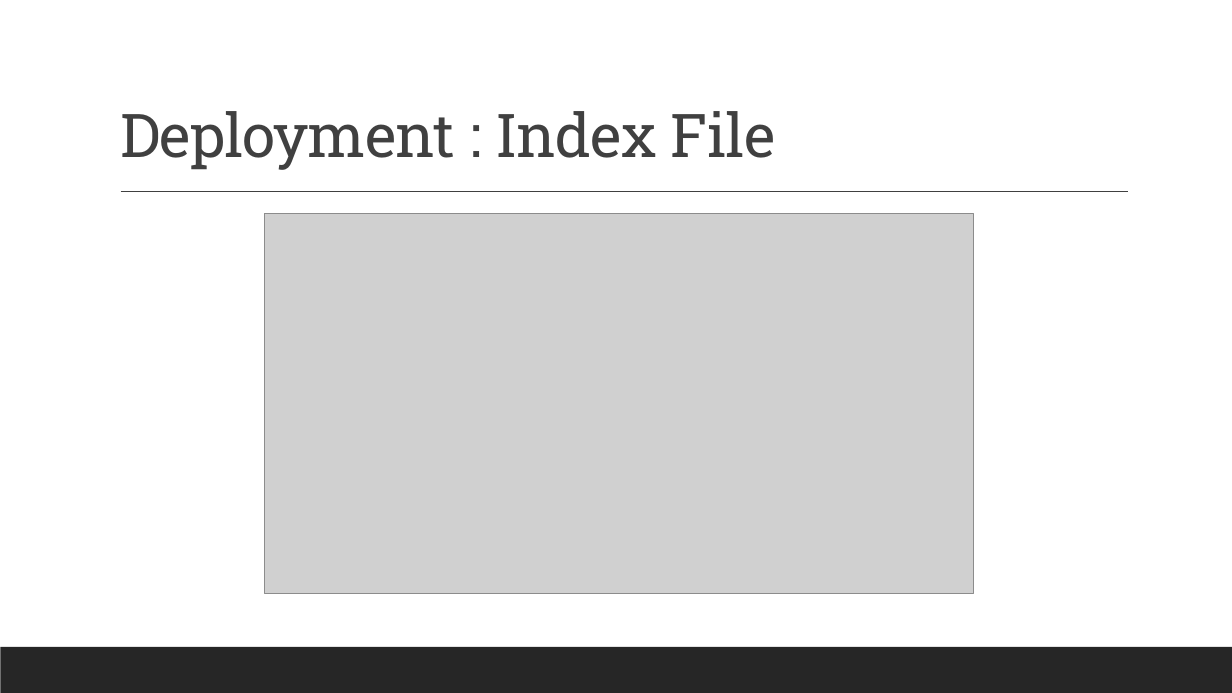
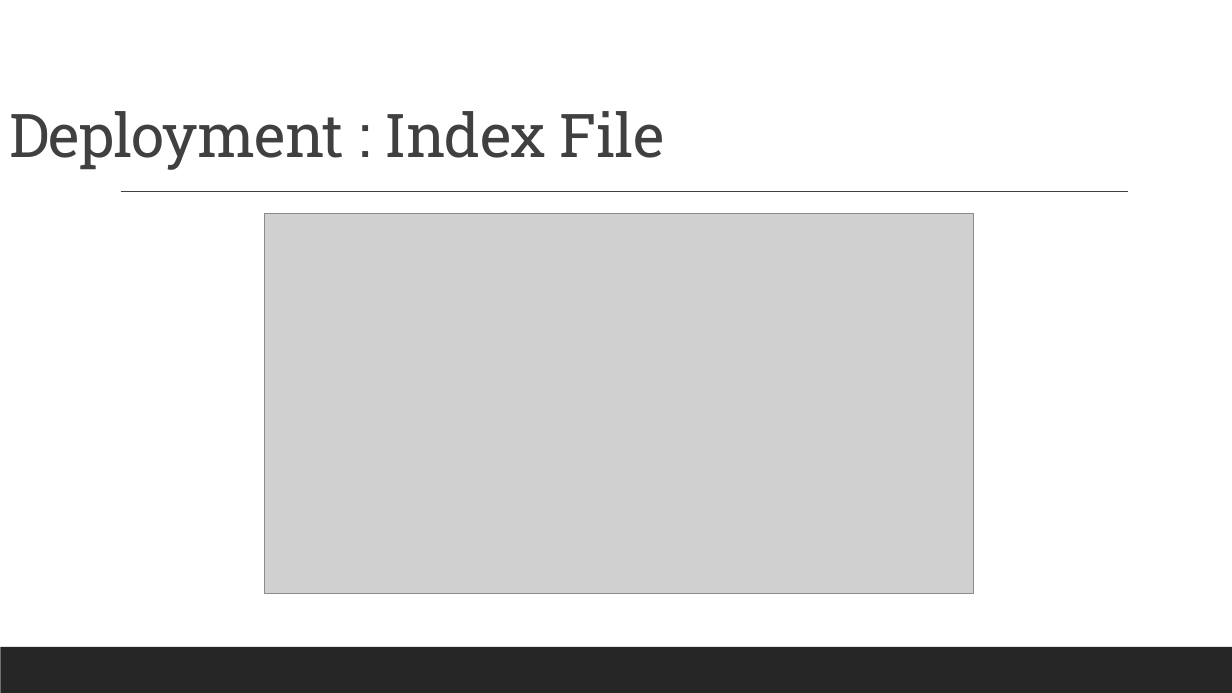
Before and after one commit to reykiza04/Perx_tech, a slide deck: slide 11 of Reyki Seprianza_explaination.pptx (slide 9 before the commit). Drawn at 1232x693 pixels with LibreOffice and Linux fonts; fonts in the diff are those of the drawing; grey boxes stand for pictures. Boxes give left, top, right and bottom in pixels: in the first picture for what was removed or moved away, otherwise in the second. Text is boxed around its words. In the diff, an @@ line names an element or a change of style, - is before the commit and + after.

```diff
--- a/Reyki Seprianza_explaination.pptx
+++ b/Reyki Seprianza_explaination.pptx
@@ title "Deployment : Index File": place and size @@
-title "Deployment : Index File" at [120, 111, 776, 170]
+title "Deployment : Index File" at [9, 111, 665, 170]
```
Also in this commit, not shown: 11 other slides changed, 2 slides added, 8 other files.
